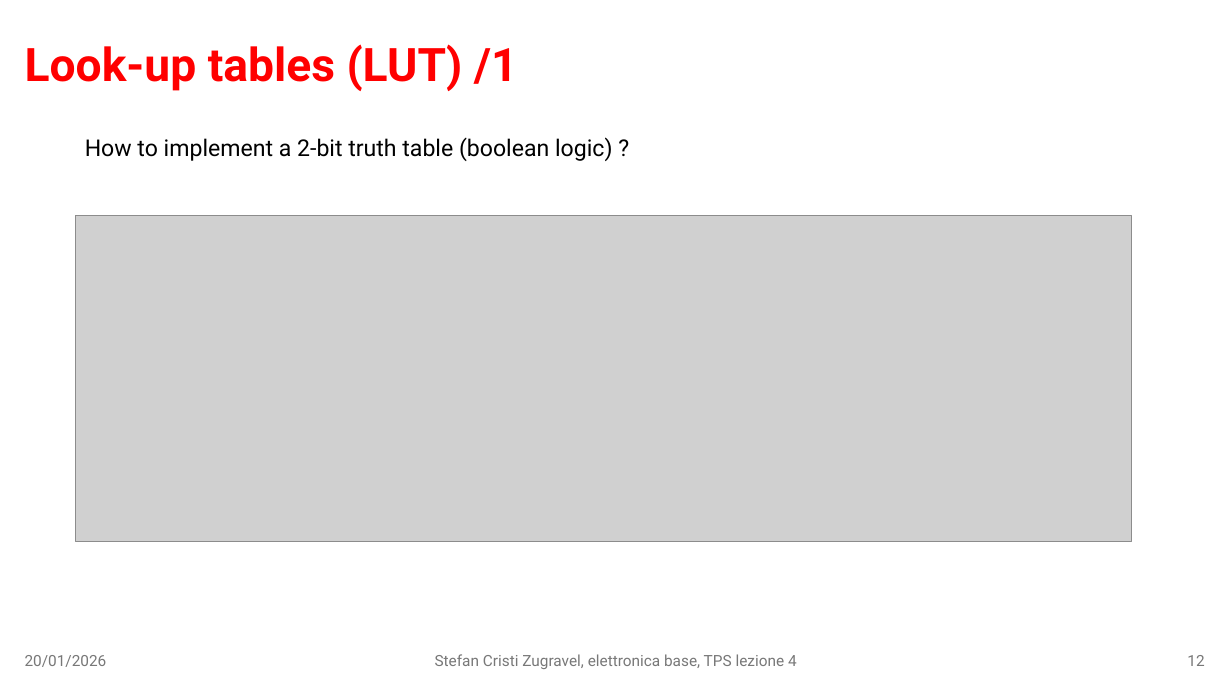
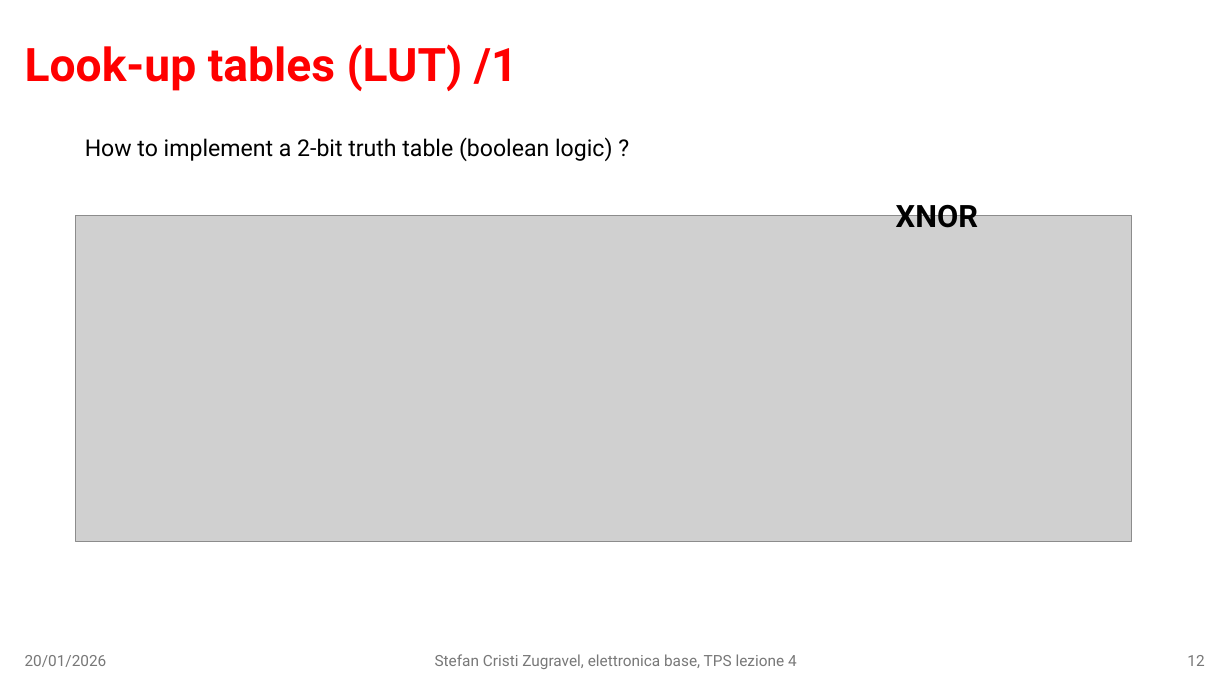
Before and after one commit to stefan-zugravel/elettronica_base, a slide deck: slide 12 of slides/lezione4.pptx. Drawn at 1232x693 pixels with LibreOffice and Linux fonts; fonts in the diff are those of the drawing; grey boxes stand for pictures. Boxes give left, top, right and bottom in pixels: in the first picture for what was removed or moved away, otherwise in the second. Text is boxed around its words. In the diff, an @@ line names an element or a change of style, - is before the commit and + after.

```diff
--- a/slides/lezione4.pptx
+++ b/slides/lezione4.pptx
@@ text added at [896, 199, 978, 228], 24 pt, text #000000, bold @@
+XNOR
```
Also in this commit, not shown: 6 other slides changed, 6 slides removed, 3 other files.
